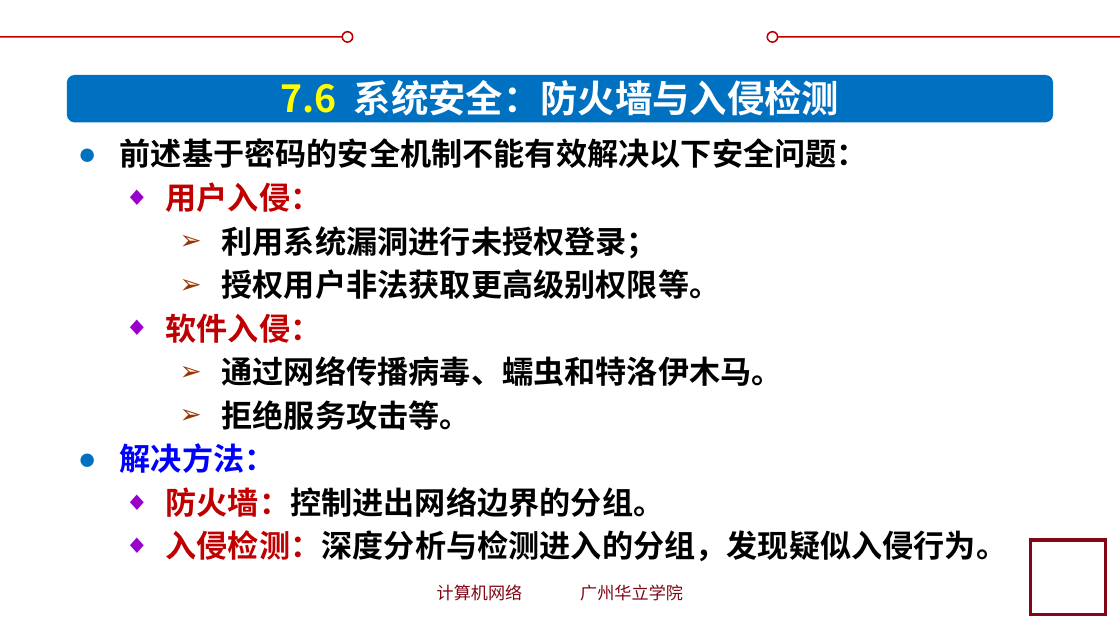
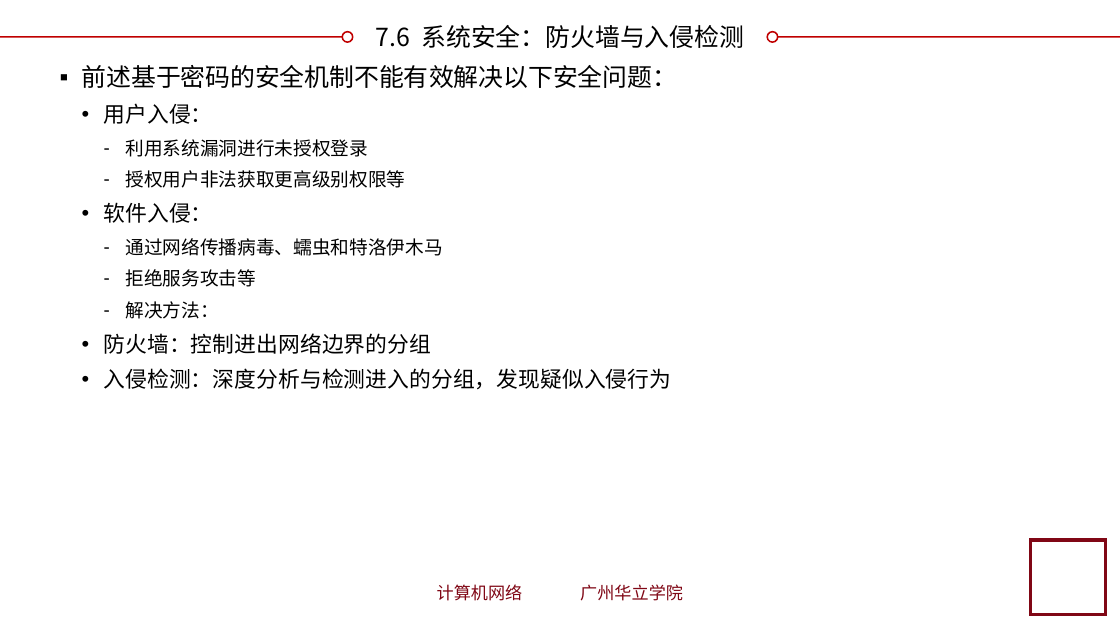
Before and after one commit to glplaman/glplaman.github.io, a slide deck: slide 102 of network/ppt/chap7.pptx (slide 104 before the commit). Drawn at 1120x630 pixels with LibreOffice and Linux fonts; fonts in the diff are those of the drawing; background and template pictures are left out. Boxes give left, top, right and bottom in pixels: in the first picture for what was removed or moved away, otherwise in the second. Text is boxed around its words. In the diff, an @@ line names an element or a change of style, - is before the commit and + after.

```diff
--- a/network/ppt/chap7.pptx
+++ b/network/ppt/chap7.pptx
@@ title "7.6 系统安全：防火墙与入侵检测": place and size @@
-title "7.6 系统安全：防火墙与入侵检测" at box(281, 74, 839, 116)
+title "7.6 系统安全：防火墙与入侵检测" at box(376, 25, 744, 48)
@@ title "7.6 系统安全：防火墙与入侵检测" at box(376, 25, 744, 48): size 24 to 16 pt, bold off; text colour #FFFF00 to #000000 in "7.6"; text colour #FFFFFF to #000000 in "系统安全：防火墙与入侵检测"; vertical alignment top to middle @@
@@ text "前述基于密码的安全机制不能有效解决以下安全问题：": place and size @@
-text "前述基于密码的安全机制不能有效解决以下安全问题：" at box(120, 138, 1008, 561)
+text "前述基于密码的安全机制不能有效解决以下安全问题：" at box(82, 65, 678, 389)
@@ rounded rectangle removed at box(67, 75, 1054, 123) @@
@@ text at box(82, 65, 678, 319): size 20 to 16 pt in "前述基于密码的安全机制不能有效解决以下安全问题："; font Noto Sans CJK SC to Montserrat in "前述基于密码的安全机制不能有效解决以下安全问题：", "用户入侵：", "软件入侵："; bold off in "前述基于密码的安全机制不能有效解决以下安全问题：", "用户入侵：", "软件入侵：", "解决方法："; size 20 to 14 pt, text colour #C00000 to #000000 in "用户入侵：", "软件入侵："; size 20 to 12 pt, text colour #0000FF to #000000 in "解决方法："; alignment left to justified; bullet ● to ▪; line spacing 28pt to 1; more space between paragraphs; bullet ◆ to •; bullet ● to ‐ @@
@@ text at box(126, 139, 406, 188): text changed; size 20 to 12 pt; bold off @@
-    ➢ 利用系统漏洞进行未授权登录；
-    ➢ 授权用户非法获取更高级别权限等。
+    ‐ 利用系统漏洞进行未授权登录
+    ‐ 授权用户非法获取更高级别权限等
@@ text at box(126, 238, 443, 287): text changed; size 20 to 12 pt; bold off @@
-    ➢ 通过网络传播病毒、蠕虫和特洛伊木马。
-    ➢ 拒绝服务攻击等。
+    ‐ 通过网络传播病毒、蠕虫和特洛伊木马
+    ‐ 拒绝服务攻击等
@@ text at box(104, 333, 672, 389): text changed; size 20 to 14 pt; font Noto Sans CJK SC to Montserrat; bold off @@
-  ◆ 防火墙：控制进出网络边界的分组。
-  ◆ 入侵检测：深度分析与检测进入的分组，发现疑似入侵行为。
+  • 防火墙：控制进出网络边界的分组
+  • 入侵检测：深度分析与检测进入的分组，发现疑似入侵行为
```
Also in this commit, not shown: 49 other slides changed, 2 slides removed, 5 other files.
